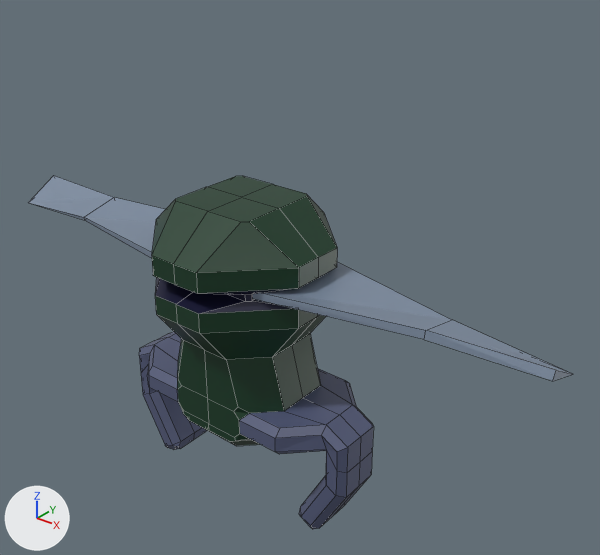
An edit to the Blender file Assets/Models/NewDroneBody.blend, drawn before and after from the same camera.
Before and after are seen from a 50 mm camera at (0.488, -0.525, 0.341) aimed at (0.039, 0.036, -0.007). The axes (+X, +Y, +Z) are drawn at lower left. The lights are the same throughout. Mesh edges are drawn as thin lines.
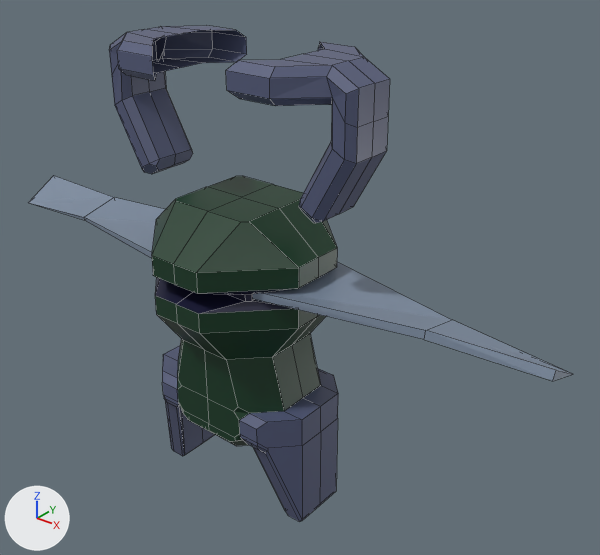
The change in detail:
me_cube is used by ob_cube; location (0.0, 0.0, 0.0).
me_cube had 90 vertices, 66 faces and spanned x 0.0..0.14, y 0.0..0.088, z -0.243..0.076.
me_cube now has 60 vertices, 38 faces and spans x 0.0..0.088, y 0.0..0.088, z -0.233..0.076.
Part 1, on me_cube:
33 vertices are removed from x 0.085..0.14, y 0.0..0.058, z -0.243..-0.112.
31 faces are deleted.
1 vertex moves from x 0.085, y 0.051, z -0.142 to x 0.048, y 0.051, z -0.146.
3 vertices are added at (0.071, 0.028, -0.233), (0.071, 0.0, -0.233), (0.042, 0.058, -0.139).
3 new faces join them.
Mesh me_cube_003 is new.
It has 29 vertices, 20 faces and spans x 0.0415..0.0932, y 0.0..0.0579, z -0.2364..-0.1124.
It uses material mat_material (picture img_green_team_png).
Mesh me_cube_002 is new.
It has 42 vertices, 31 faces and spans x 0.0415..0.1397, y 0.0..0.0579, z -0.2427..-0.1124.
It uses material mat_material (picture img_green_team_png).
Object 'Cube.003' (ob_cube_003) is new; it shows me_cube_003.
Its location is (0.0, 0.0, 0.0).
It gains a MIRROR modifier named 'Mirror'.
Modifier setting: use_axis = (True, True, False).
Modifier setting: use_clip = True.
Object 'Cube.002' (ob_cube_002) is new; it shows me_cube_002.
Its location is (0.0, 0.0, 0.325).
It gains a MIRROR modifier named 'Mirror'.
Modifier setting: use_axis = (True, True, False).
Modifier setting: use_clip = True.

Where the change shows, as pixel boxes [x1, y1, x2, y2] in the pictures (600 x 555 px):
'Cube', reshaped: before [139, 176, 374, 529]; after [152, 176, 337, 455]
'Cube.002', added (blue): after [109, 26, 390, 223]
'Cube.003', added (blue): after [162, 345, 338, 522]
part 1 of me_cube, cut back: before [139, 332, 374, 529]; after [178, 402, 215, 455]
